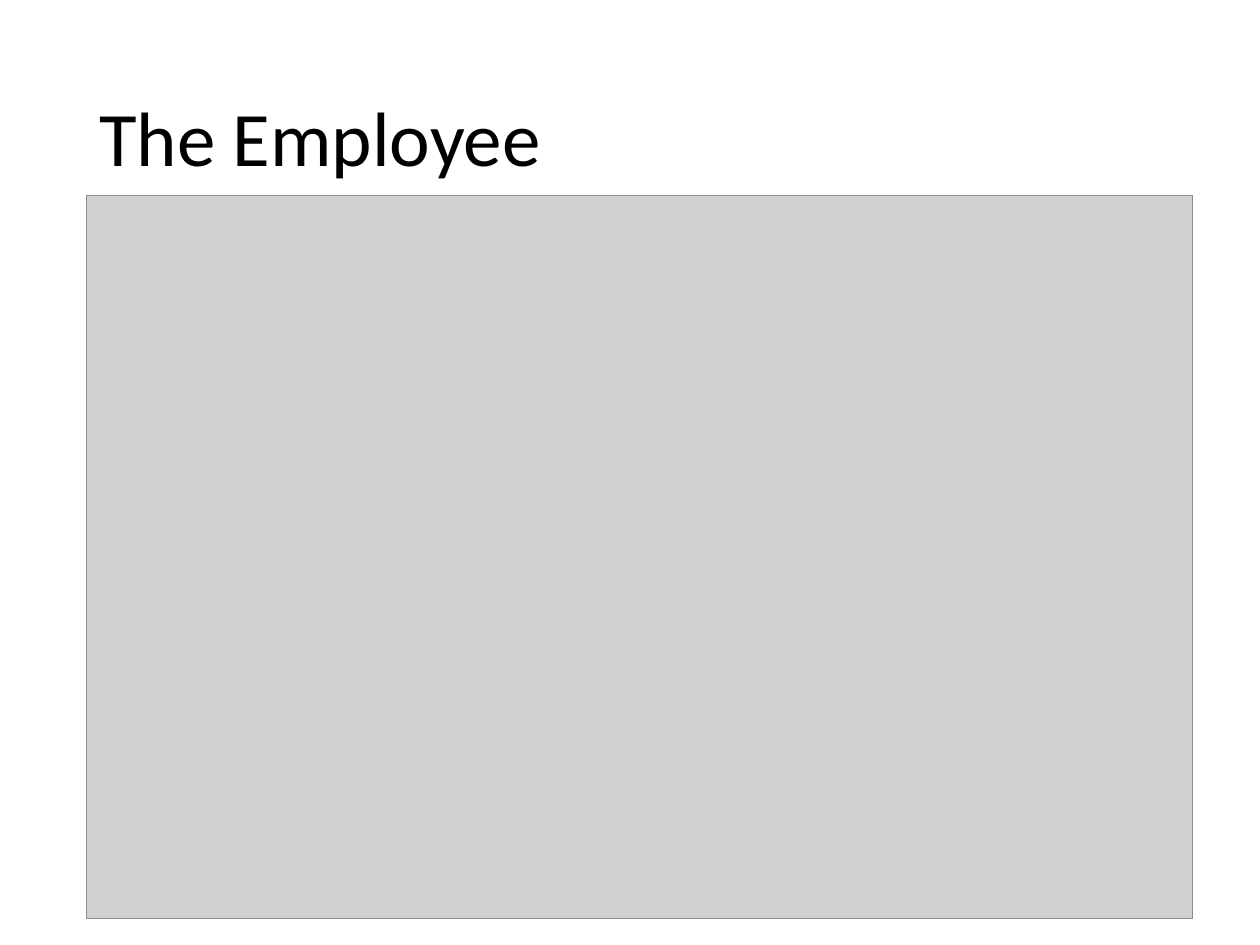
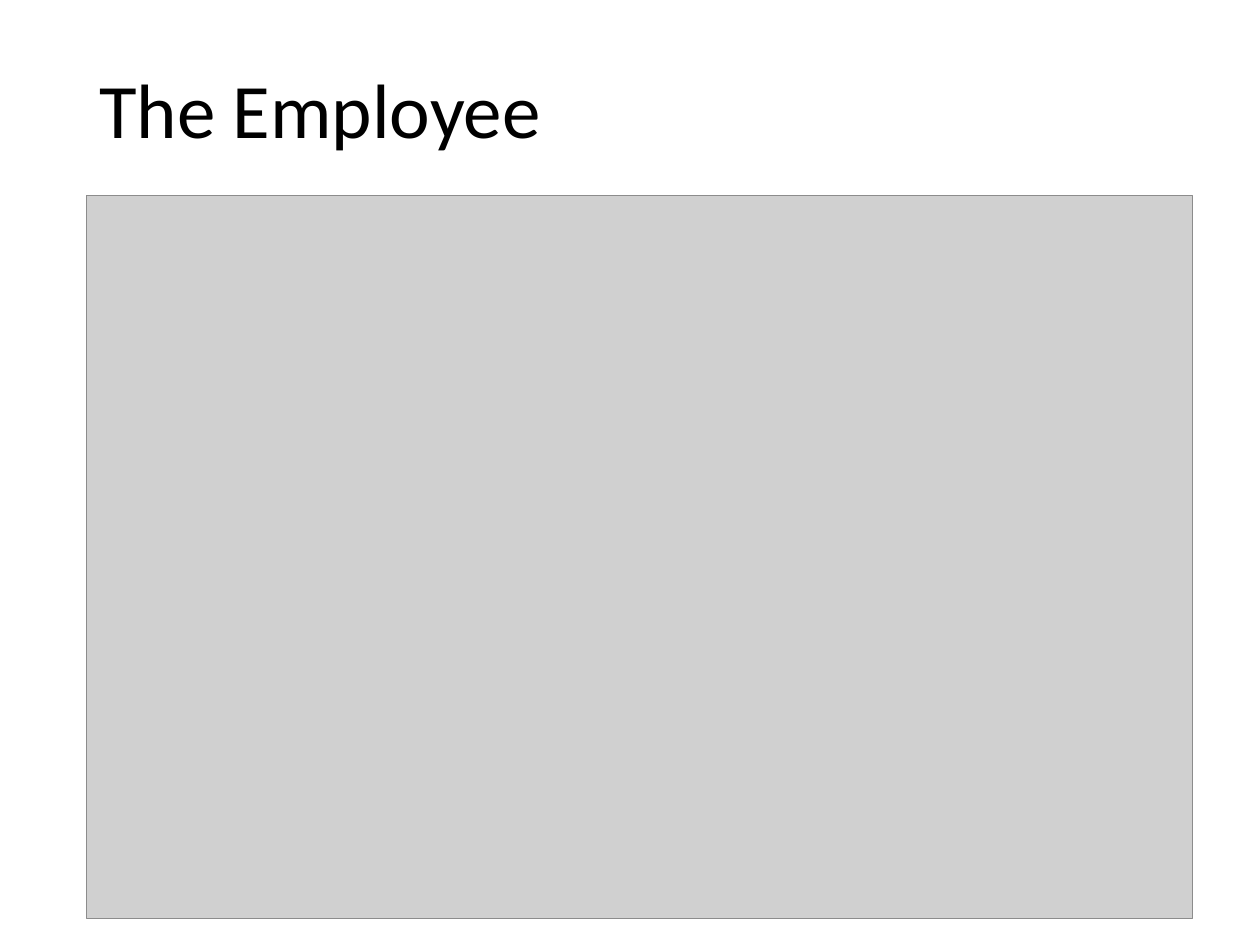
Before and after one commit to eguahlak/java-adv-01, a slide deck: slide 4 of src/main/resources/01 Generics and more.pptx. Drawn at 1260x945 pixels with LibreOffice and Linux fonts; fonts in the diff are those of the drawing; grey boxes stand for pictures. Boxes give left, top, right and bottom in pixels: in the first picture for what was removed or moved away, otherwise in the second. Text is boxed around its words. In the diff, an @@ line names an element or a change of style, - is before the commit and + after.

```diff
--- a/src/main/resources/01 Generics and more.pptx
+++ b/src/main/resources/01 Generics and more.pptx
@@ title "The Employee": place and size @@
-title "The Employee" at [99,112,541,179]
+title "The Employee" at [99,84,541,151]
```
Also in this commit, not shown: 2 other slides changed, 1 slide added, 6 other files.
